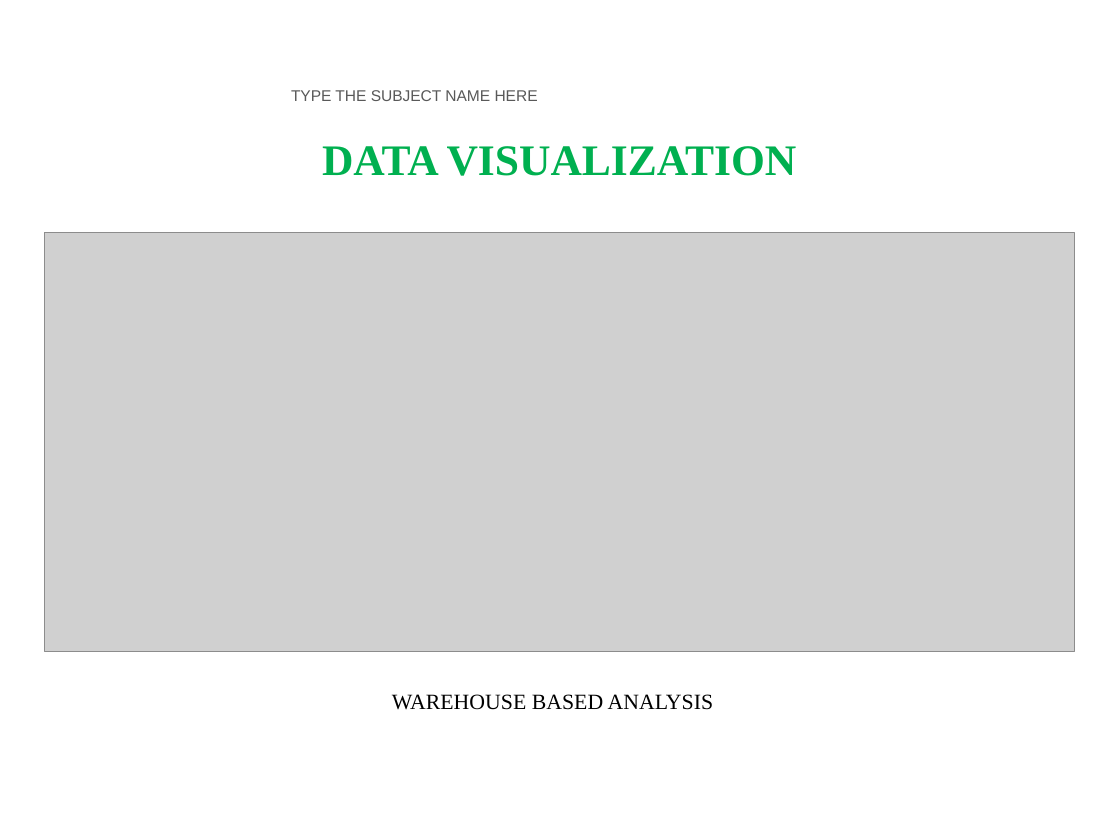
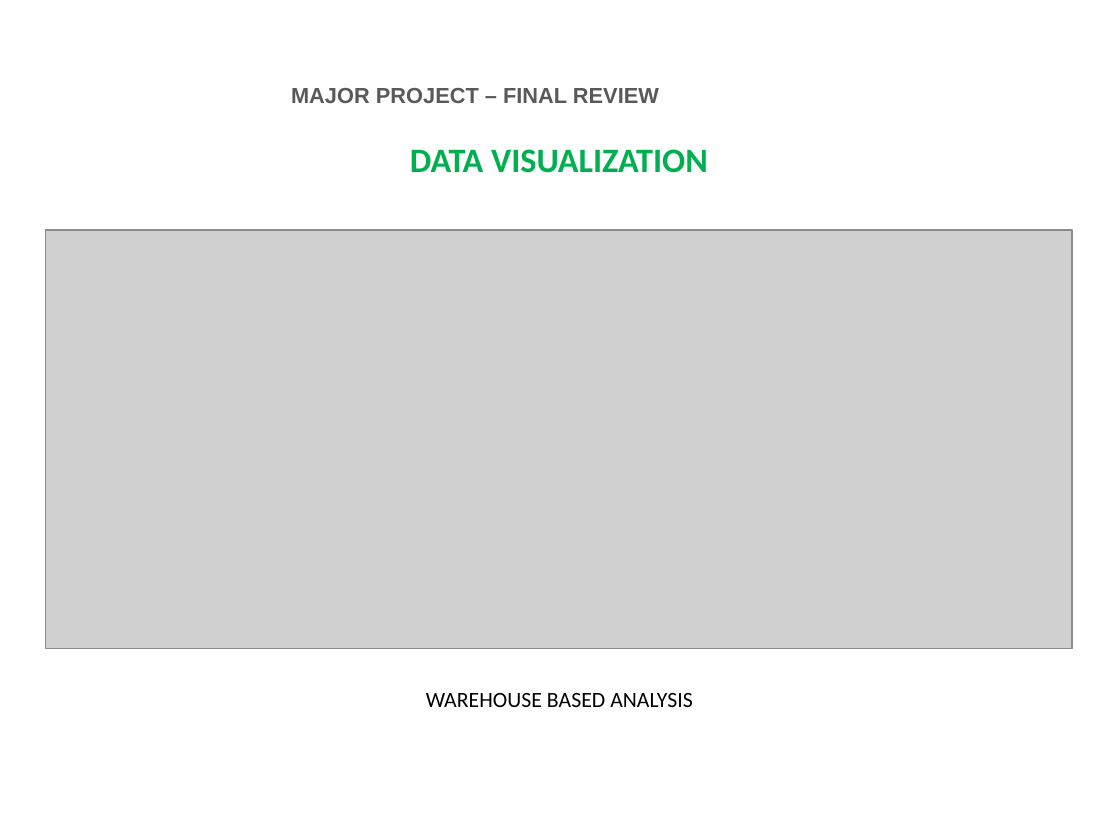
Before and after one commit to 24tarun/UG-project-Demand-Forecasting, a slide deck: slide 11 of FINAL_YEAR_PROJECT_PPT.pptx. Drawn at 1120x840 pixels with LibreOffice and Linux fonts; fonts in the diff are those of the drawing; grey boxes stand for pictures; background and template pictures are left out. Boxes give left, top, right and bottom in pixels: in the first picture for what was removed or moved away, otherwise in the second. Text is boxed around its words. In the diff, an @@ line names an element or a change of style, - is before the commit and + after.

```diff
--- a/FINAL_YEAR_PROJECT_PPT.pptx
+++ b/FINAL_YEAR_PROJECT_PPT.pptx
@@ text added at [291,88,659,103], 14 pt, text #595959, bold @@
+MAJOR PROJECT – FINAL REVIEW
@@ text removed at [291,90,538,101] @@
-TYPE THE SUBJECT NAME HERE
@@ text "DATA VISUALIZATION": place and size @@
-text "DATA VISUALIZATION" at [322,146,797,176]
+text "DATA VISUALIZATION" at [410,149,708,173]
@@ text "DATA VISUALIZATION" at [410,149,708,173]: size 28 to 22 pt, font Times New Roman to Calibri; vertical alignment top to middle @@
@@ picture: place and size @@
-picture at [44,233,1074,652]
+picture at [46,230,1072,648]
@@ text "WAREHOUSE BASED ANALYSIS": place and size @@
-text "WAREHOUSE BASED ANALYSIS" at [392,694,714,710]
+text "WAREHOUSE BASED ANALYSIS" at [426,693,693,707]
@@ text "WAREHOUSE BASED ANALYSIS" at [426,693,693,707]: font Times New Roman to Calibri @@
```
Also in this commit, not shown: 11 other slides changed, 6 slides added, 5 slides removed, 22 other files.
